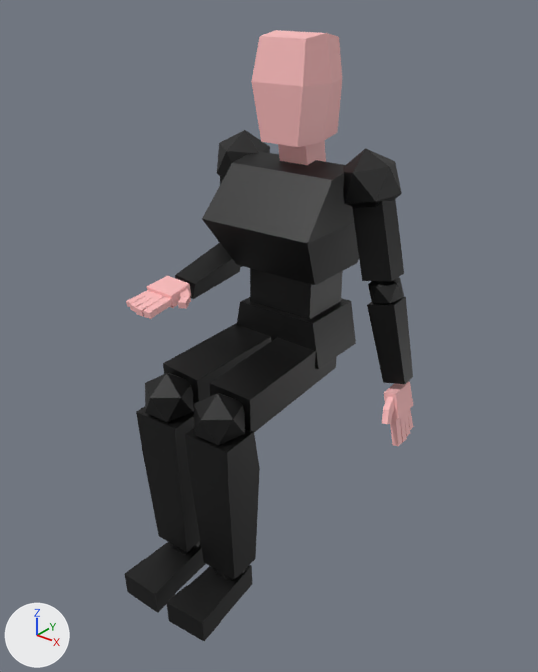
An edit to the OBJ model ProyectoFinal/Models/Recepcionista/recepcionista_brazo_der.obj, drawn before and after from the same camera.
One viewpoint serves both versions: a 50 mm camera at (2.32, -3.27, 3.99) aimed at (0.04, -0.43, 2.23). The lights are fixed; the arrows at lower left show +X, +Y and +Z. The picture after the commit comes second. Where no turn or scale is listed for an object, it has been applied to the vertices.

Objects in the first picture: '������.003__0.005', '������.004__0.005', '������.011__0', '������.023__0.005', '����������������.001__0.036'.
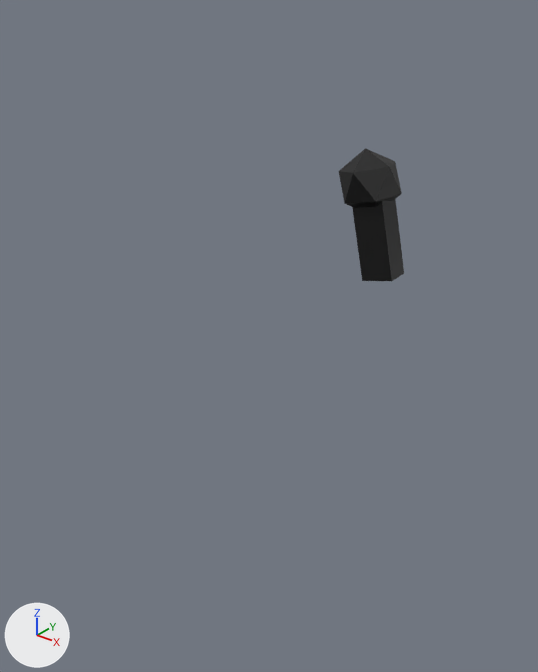
Changed parts and their boxes [x1, y1, x2, y2] in the pictures (538 x 672 px):
'����������������.001__0.036', deleted
    before: [125, 130, 359, 641]
'������.011__0', deleted (pink)
    before: [126, 30, 342, 319]
'������.004__0.005', deleted
    before: [367, 277, 413, 384]
'������.023__0.005', deleted (pink)
    before: [382, 381, 413, 446]

What the commit changed:
Object '������.004__0.005' (ob_004__0_005) is deleted.
Object '������.011__0' (ob_011__0) is deleted.
Object '������.023__0.005' (ob_023__0_005) is deleted.
Object '����������������.001__0.036' (ob_001__0_036) is deleted.
